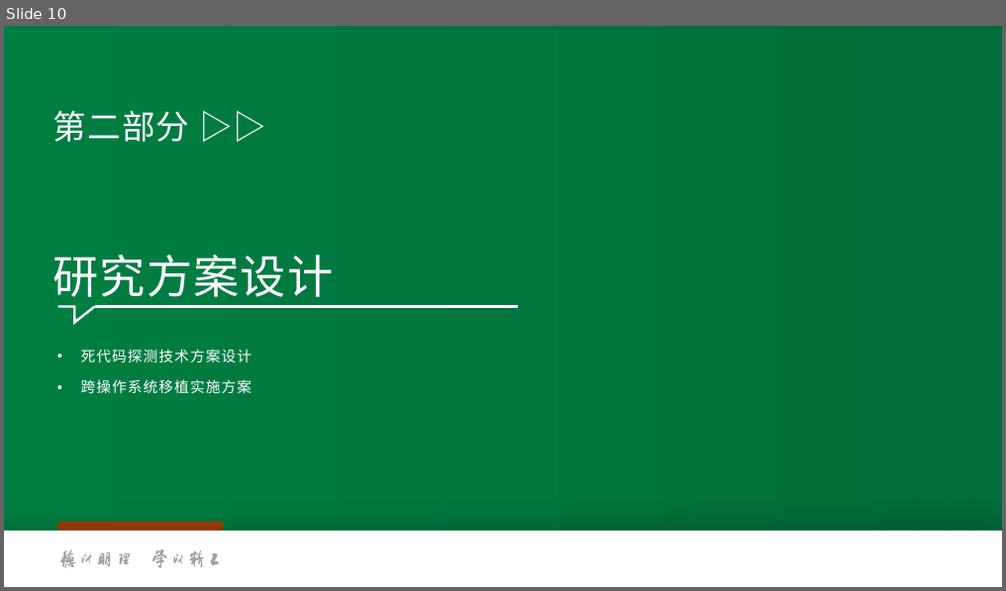
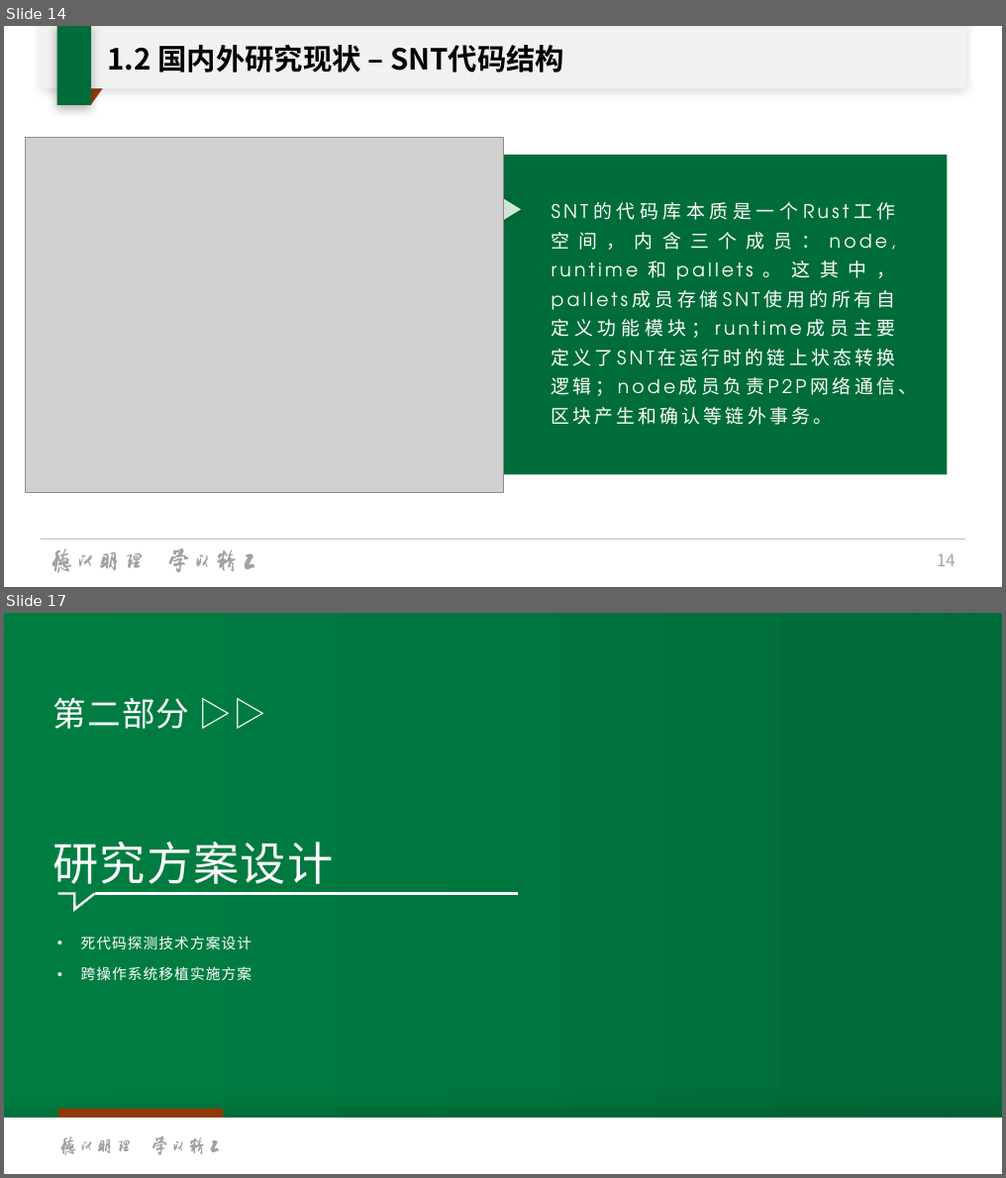
Before and after one commit to oscourse-tsinghua/openingreport-fze2023, a slide deck: slide.pptx. Shown one above the other, each under a label of ours: slide 10 before the commit, slides 14 and 17 after it; the slides between them are not shown. The pictures are 1006x591 and 1006x1178 pixels, drawn with LibreOffice and Linux fonts; fonts in the diff are those of the drawing; grey boxes stand for pictures; background and template pictures are left out. Boxes give left, top, right and bottom in pixels: in the first picture for what was removed or moved away, otherwise in the second. Text is boxed around its words. In the diff, an @@ line names an element or a change of style, - is before the commit and + after.

```diff
--- a/slide.pptx
+++ b/slide.pptx
@@ slide 14 added at [4,26,1002,587], background #FFFFFF @@
@@ rectangle added at [40,26,965,89], fill #FFFFFF @@
@@ rectangle added at [40,26,965,88], fill #A2A2A2 at 15% opacity @@
@@ rectangle added at [57,26,91,105], fill #006C39 @@
@@ title added at [108,45,564,73], 28 pt, text #000000, bold @@
+1.2 国内外研究现状 – SNT代码结构
@@ parallelogram added at [57,66,119,105], fill #A13F0B @@
@@ picture added at [25,138,503,492] @@
@@ rectangle added at [57,155,947,475], fill #006C39 @@
@@ triangle added at [495,193,522,226], fill #FFFFFF at 82% opacity @@
@@ text added at [551,232,896,425], 18 pt, text #FFFFFF @@
+SNT的代码库本质是一个Rust工作空间，内含三个成员：node, runtime和pallets。这其中，pallets成员存储SNT使用的所有自定义功能模块；runtime成员主要定义了SNT在运行时的链上状态转换逻辑；node成员负责P2P网络通信、区块产生和确认等链外事务。
@@ line added from (40, 539) to (966, 539), #BFBFBF 0.5 pt @@
@@ group added at [52,549,255,573]: 16 freeform shapes @@
@@ page number added at [937,555,955,567], 16 pt, text #A2A2A2 @@
+14
@@ what was slide 10 is now slide 17 @@
```
Also in this commit, not shown: 2 slides changed, 6 other slides added, 1 other file.
